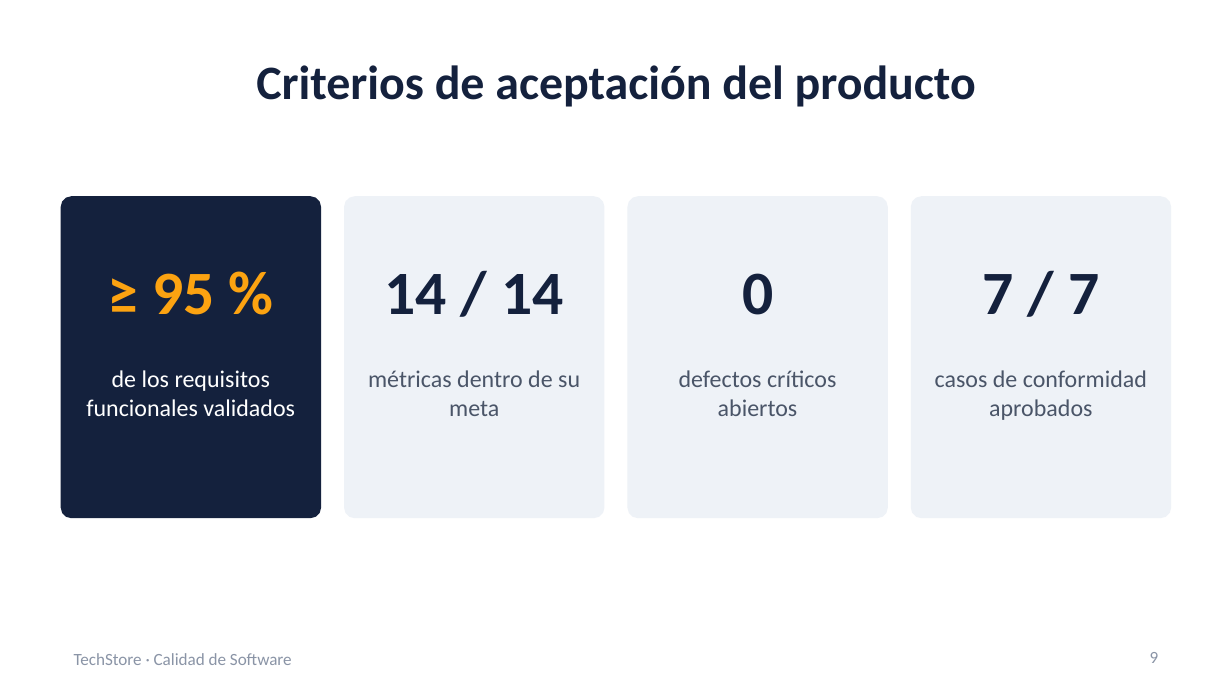
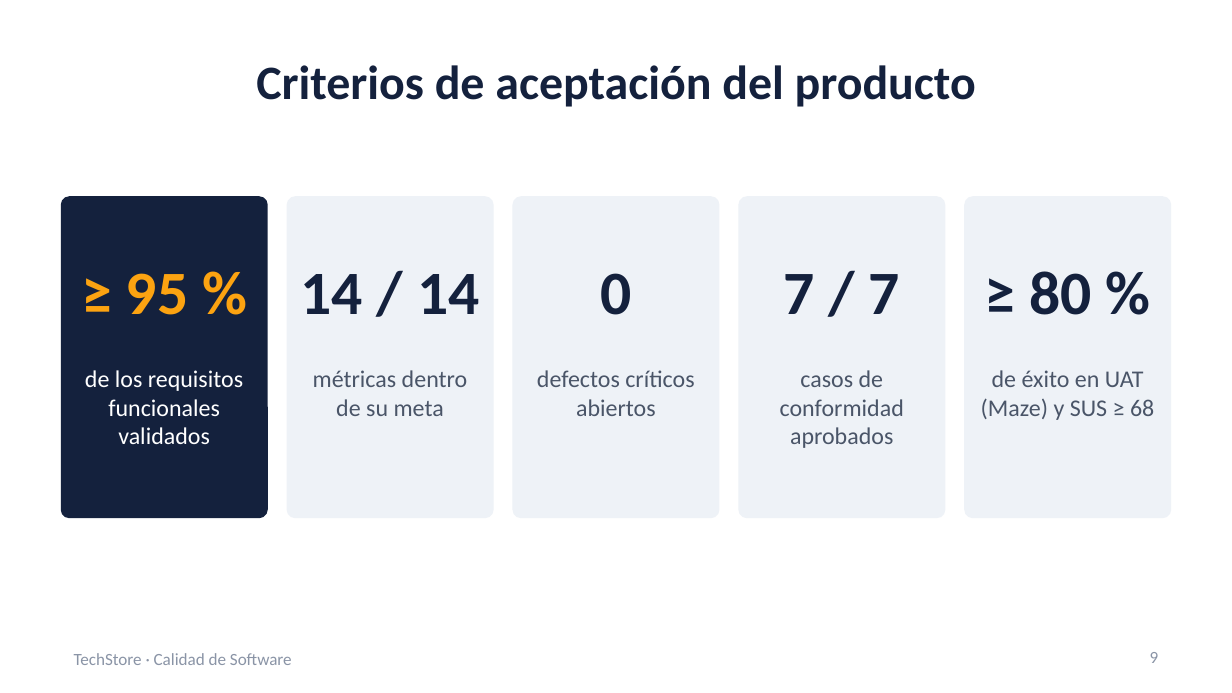
Before and after one commit to diegoaaron/calidadProyecto, a slide deck: slide 9 of docs/Esquema_Calidad_Pruebas_Conformidad.pptx. Drawn at 1232x693 pixels with LibreOffice and Linux fonts; fonts in the diff are those of the drawing. Boxes give left, top, right and bottom in pixels: in the first picture for what was removed or moved away, otherwise in the second. Text is boxed around its words. In the diff, an @@ line names an element or a change of style, - is before the commit and + after.

```diff
--- a/docs/Esquema_Calidad_Pruebas_Conformidad.pptx
+++ b/docs/Esquema_Calidad_Pruebas_Conformidad.pptx
@@ rounded rectangle: place and size @@
-rounded rectangle at box(62, 197, 320, 517)
+rounded rectangle at box(62, 197, 267, 517)
@@ rounded rectangle: place and size @@
-rounded rectangle at box(345, 197, 604, 517)
+rounded rectangle at box(287, 197, 493, 517)
@@ rounded rectangle: place and size @@
-rounded rectangle at box(628, 197, 887, 517)
+rounded rectangle at box(514, 197, 719, 517)
@@ rounded rectangle: place and size @@
-rounded rectangle at box(912, 197, 1170, 517)
+rounded rectangle at box(739, 197, 945, 517)
@@ rounded rectangle added at box(965, 197, 1170, 517), fill #EEF2F7, outline #EEF2F7 1 pt @@
@@ text "≥ 95 %": place and size @@
-text "≥ 95 %" at box(153, 273, 215, 315)
+text "≥ 95 %" at box(126, 273, 188, 315)
@@ text "14 / 14": place and size @@
-text "14 / 14" at box(385, 274, 563, 314)
+text "14 / 14" at box(300, 274, 479, 314)
@@ text "0": place and size @@
-text "0" at box(742, 273, 773, 315)
+text "0" at box(600, 273, 631, 315)
@@ text "7 / 7": place and size @@
-text "7 / 7" at box(983, 274, 1099, 314)
+text "7 / 7" at box(783, 274, 900, 314)
@@ text added at box(1029, 271, 1091, 315), 36 pt, text #14213D, bold @@
+≥ 80 %
@@ text "de los requisitos funcionales validados" rewrapped from box(86, 370, 295, 416) to box(85, 370, 243, 444) @@
@@ text "métricas dentro de su meta" rewrapped from box(368, 370, 580, 416) to box(313, 370, 468, 416) @@
@@ text "defectos críticos abiertos": place and size @@
-text "defectos críticos abiertos" at box(679, 370, 836, 416)
+text "defectos críticos abiertos" at box(537, 370, 694, 416)
@@ text "casos de conformidad aprobados" rewrapped from box(935, 370, 1147, 420) to box(780, 370, 904, 448) @@
@@ text added at box(981, 370, 1154, 420), 14 pt, text #4A5568 @@
+de éxito en UAT (Maze) y SUS ≥ 68
```
Also in this commit, not shown: 3 other slides changed, 2 slides added, 3 other files.
